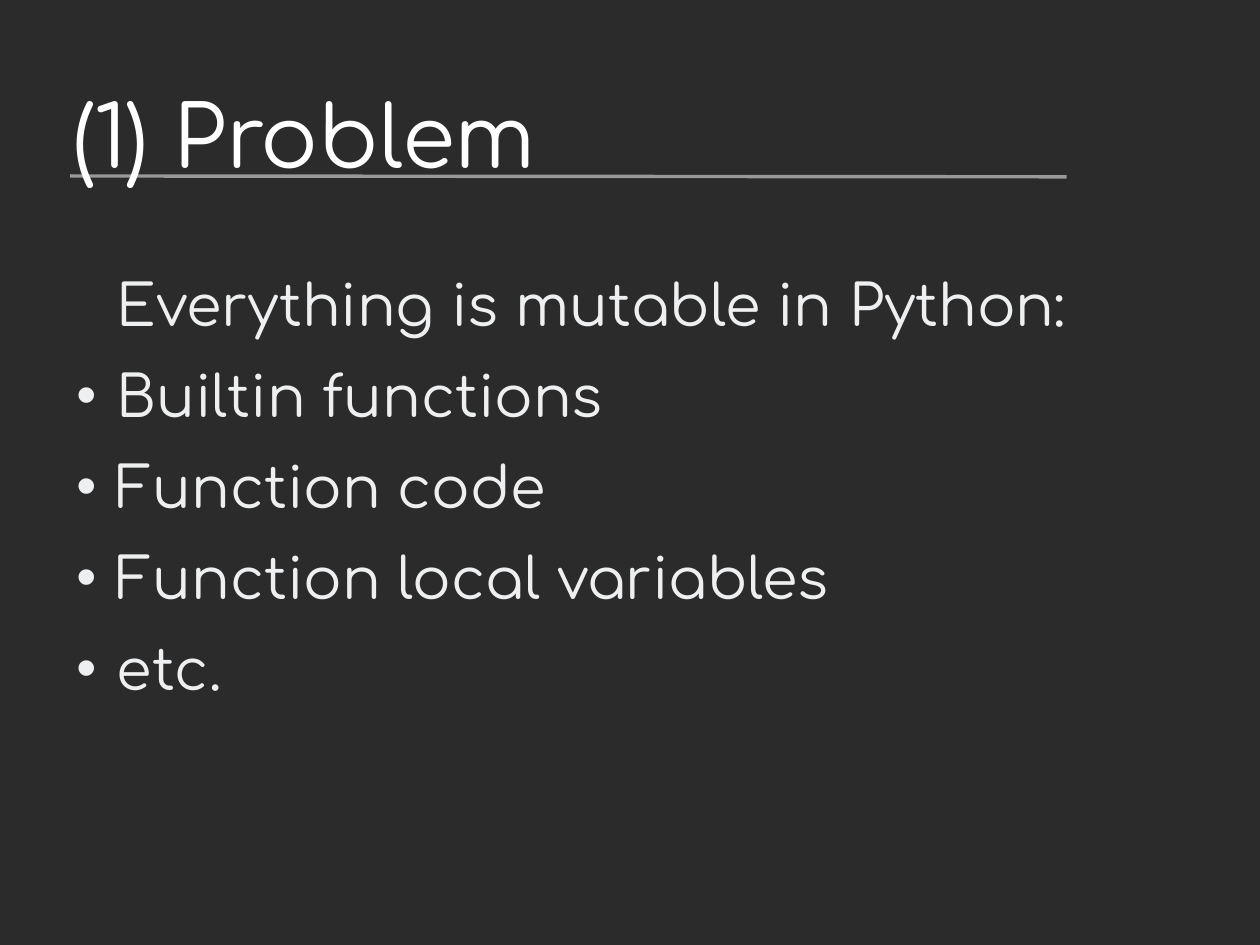
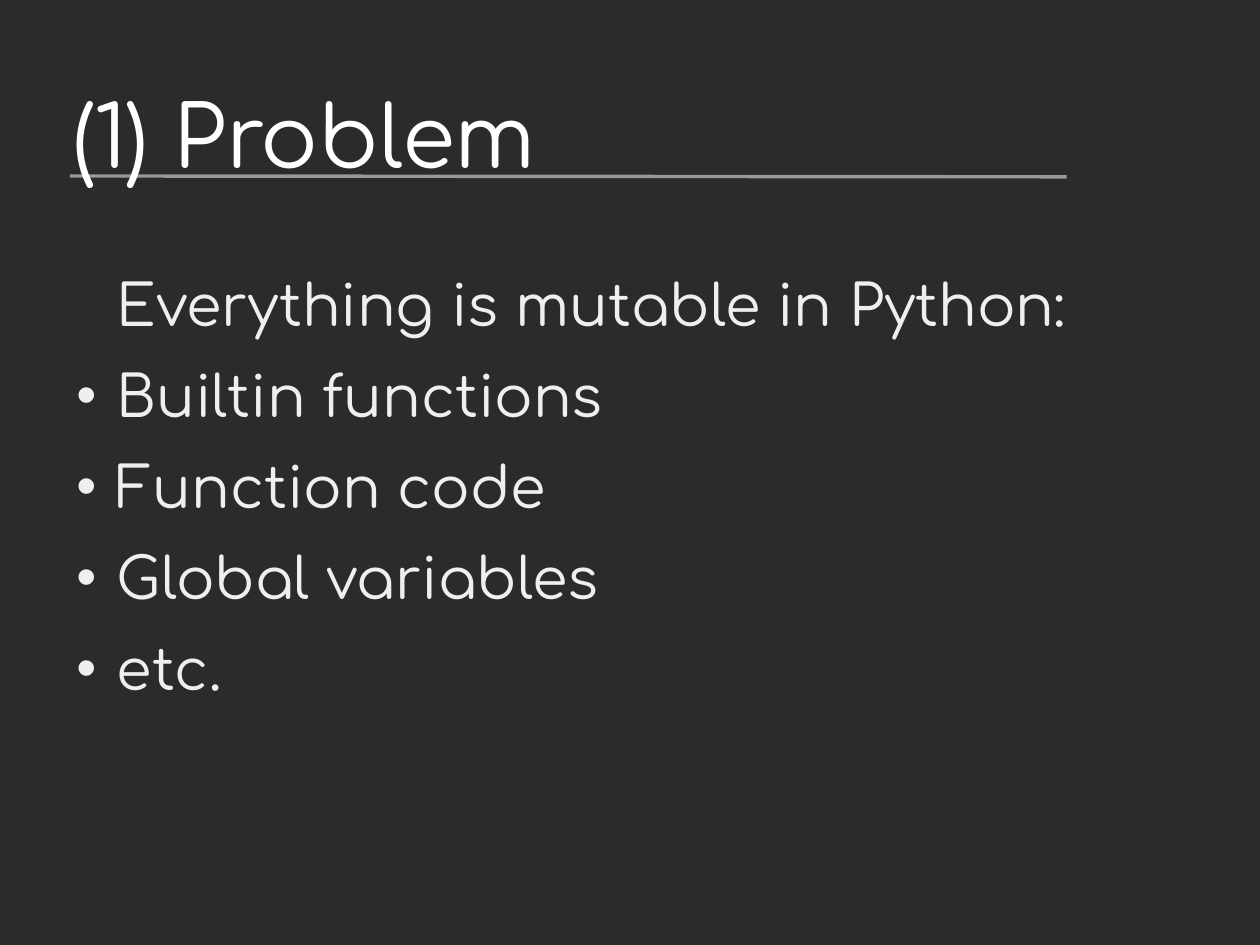
Before and after one commit to vstinner/talks, a slide deck: slide 8 of 2016-FOSDEM/fat_python.odp. Drawn at 1260x945 pixels with LibreOffice and Linux fonts; fonts in the diff are those of the drawing; background and template pictures are left out; a plain dark background stands for a picture behind light text. Boxes give left, top, right and bottom in pixels: in the first picture for what was removed or moved away, otherwise in the second. Text is boxed around its words. In the diff, an @@ line names an element or a change of style, - is before the commit and + after.

```diff
--- a/2016-FOSDEM/fat_python.odp
+++ b/2016-FOSDEM/fat_python.odp
@@ text at <box>117,554,599,600</box>: text changed @@
-• Function local variables
+• Global variables
```
Also in this commit, not shown: 7 other slides changed, 1 other file.
